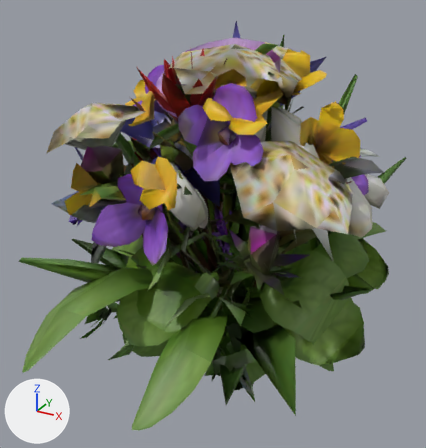
Renders of the glTF model labs/plants/data/flowers/tri900.gltf from each side of a commit.
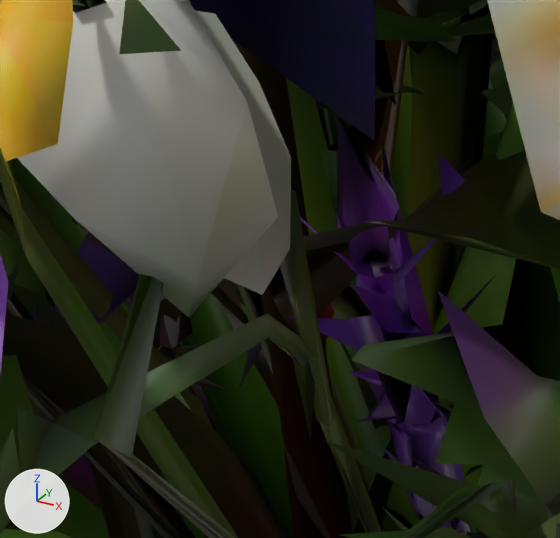
Each version is shown whole from a 50 mm camera at (3.391, -0.37, 0.283) aimed at (3.194, -0.012, 0.104), then close up on the part from 39% to 58% of the width and 42% to 59% of the height. Every picture has the same lights, and +X, +Y and +Z are marked at lower left. The first two pictures are the older version. Where no turn or scale is listed for an object, it has been applied to the vertices. Vertices at exactly the same position are counted once.

In view in the first close-up: '0:lupine', '1:paintbrush', '2:yarrow', '3:columbine', '4:thistle', '5:yucca', '6:snowdrops', '7:violets', '8:marsh marigold'.
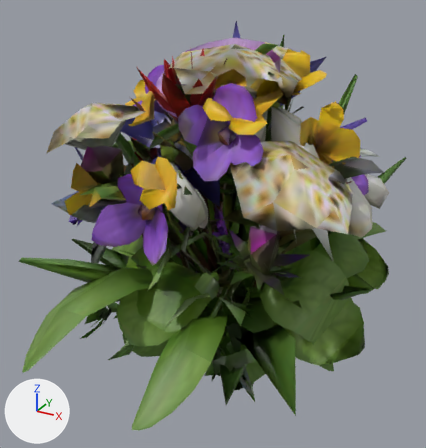
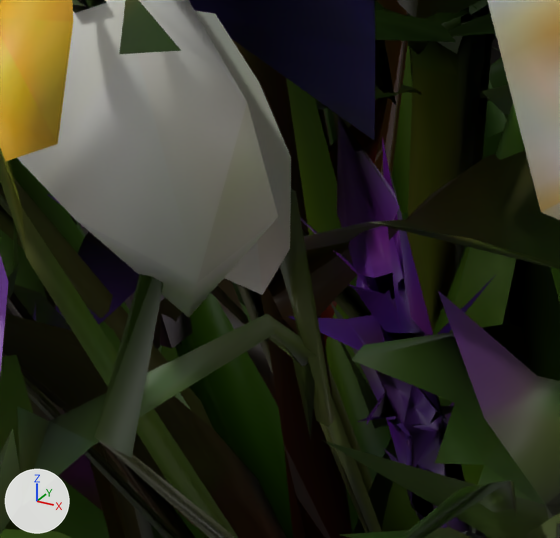
Boxes [x1, y1, x2, y2] around the edits, measured in the close-ups (560 x 538 px):
part 1 of me_tripo_1566b070_2c22_4a8d_9905_0a242aa47d32_001, deleted
    before: [320, 149, 465, 412]
part 2 of me_tripo_1566b070_2c22_4a8d_9905_0a242aa47d32_001, cut back (mostly hidden)
    before: [124, 117, 483, 530]

Diff of the bpy script that builds the scene:
```diff
--- a/labs/plants/data/flowers/tri900.gltf.py
+++ b/labs/plants/data/flowers/tri900.gltf.py
@@ me_tripo_1566b070_2c22_4a8d_9905_0a242aa47d32_001 @@
 # used by ob_0_lupine; location = (3.2, 0.0, 0.0)
-me_tripo_1566b070_2c22_4a8d_9905_0a242aa47d32_001.from_pydata(...)  # 697 vertices, 1085 faces; spans x -0.091..0.082, y -0.069..0.069, z 0.001..0.22
+me_tripo_1566b070_2c22_4a8d_9905_0a242aa47d32_001.from_pydata(...)  # 475 vertices, 894 faces; spans x -0.091..0.078, y -0.069..0.069, z 0.001..0.22
+# me_tripo_1566b070_2c22_4a8d_9905_0a242aa47d32_001 part 1: 18 loose pieces with 56 vertices, spanning x -0.061..0.082, y -0.056..0.062, z 0.041..0.218, are deleted
+# me_tripo_1566b070_2c22_4a8d_9905_0a242aa47d32_001 part 2
+# 159 vertices are removed from x -0.059..0.07, y -0.046..0.066, z 0.06..0.161
+# 168 faces are deleted
+# 3 new faces join them
+# other edits to the shape of me_tripo_1566b070_2c22_4a8d_9905_0a242aa47d32_001 do not show in these pictures
 me_tripo_1566b070_2c22_4a8d_9905_0a242aa47d32_001.materials.append(mat_tripo_1566b070_2c22_4a8d_9905_0a242aa47d32)
```
